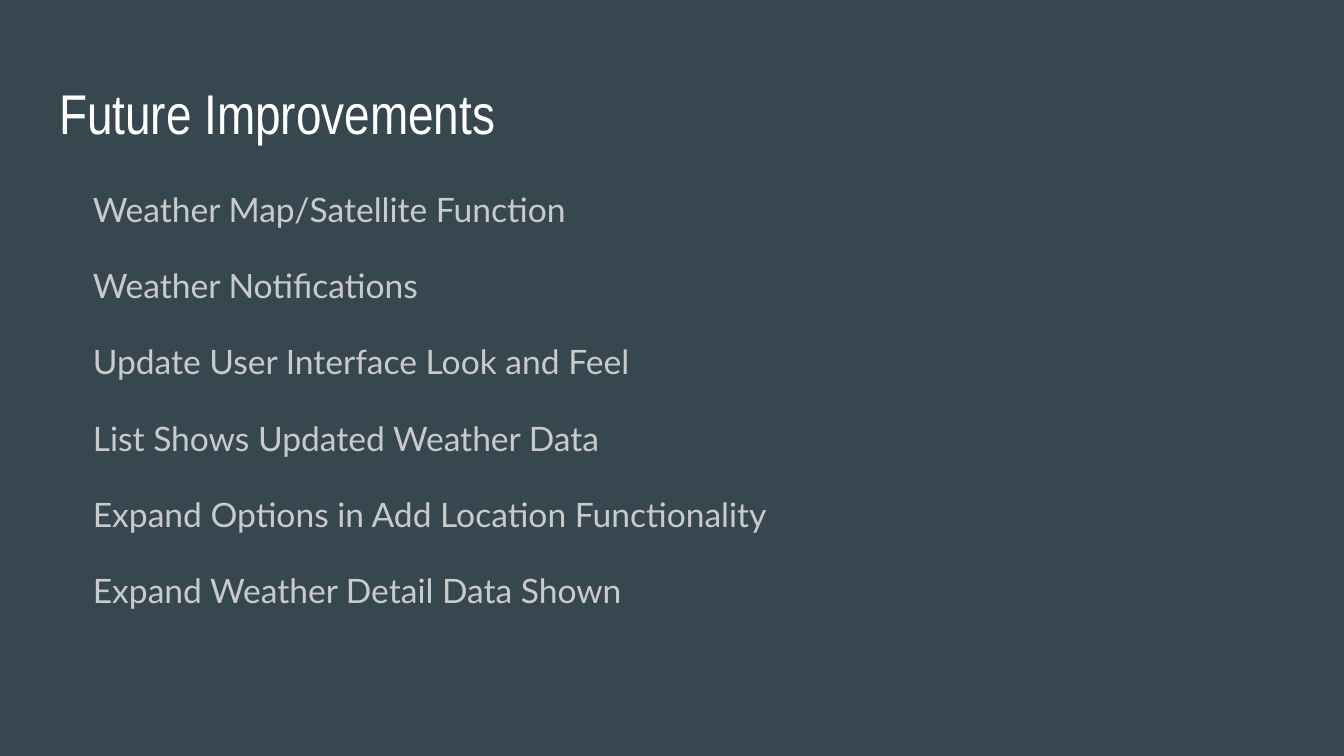
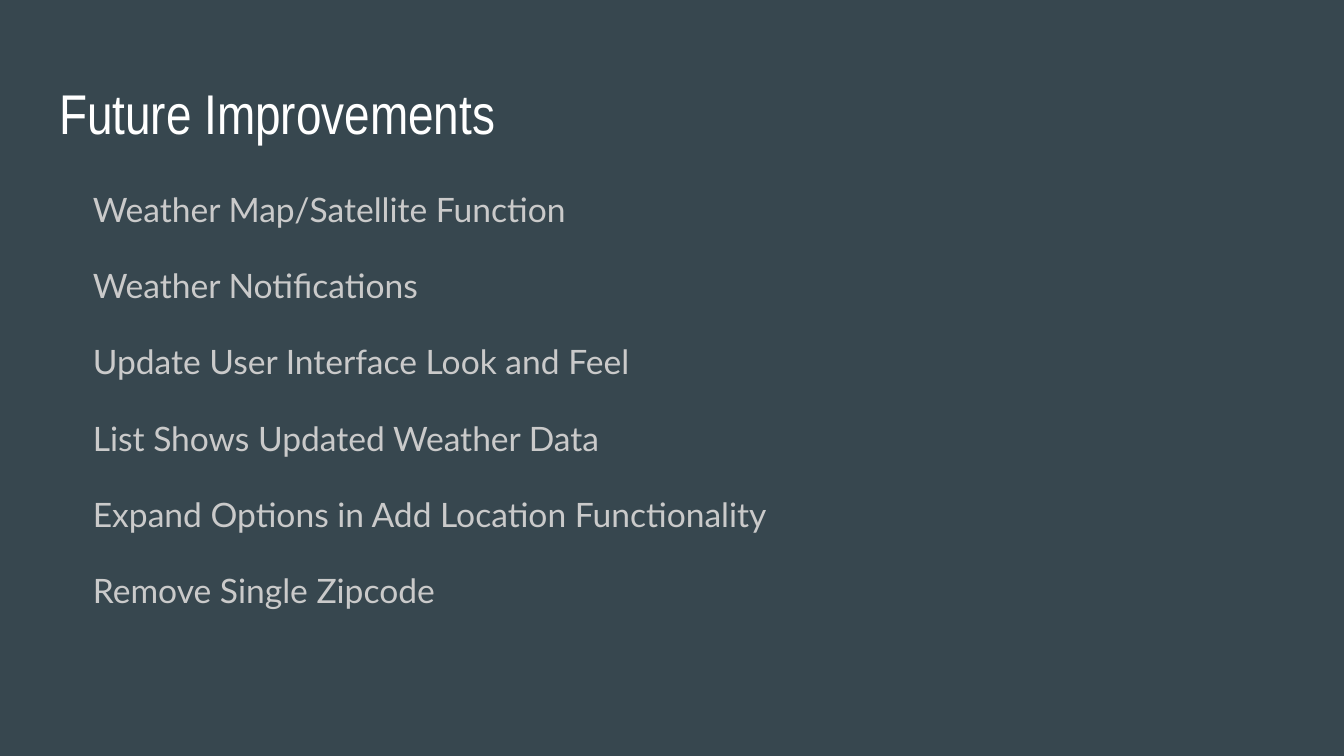
Before and after one commit to laurenyew/WeatherApp, a slide deck: slide 13 of Phunware_Weather_App_Presentation.pptx. Drawn at 1344x756 pixels with LibreOffice and Linux fonts; fonts in the diff are those of the drawing. Boxes give left, top, right and bottom in pixels: in the first picture for what was removed or moved away, otherwise in the second. Text is boxed around its words. In the diff, an @@ line names an element or a change of style, - is before the commit and + after.

```diff
--- a/Phunware_Weather_App_Presentation.pptx
+++ b/Phunware_Weather_App_Presentation.pptx
@@ text at bbox=[93, 578, 435, 609]: text changed @@
-Expand Weather Detail Data Shown
+Remove Single Zipcode
```
Also in this commit, not shown: 1 other slide changed.
